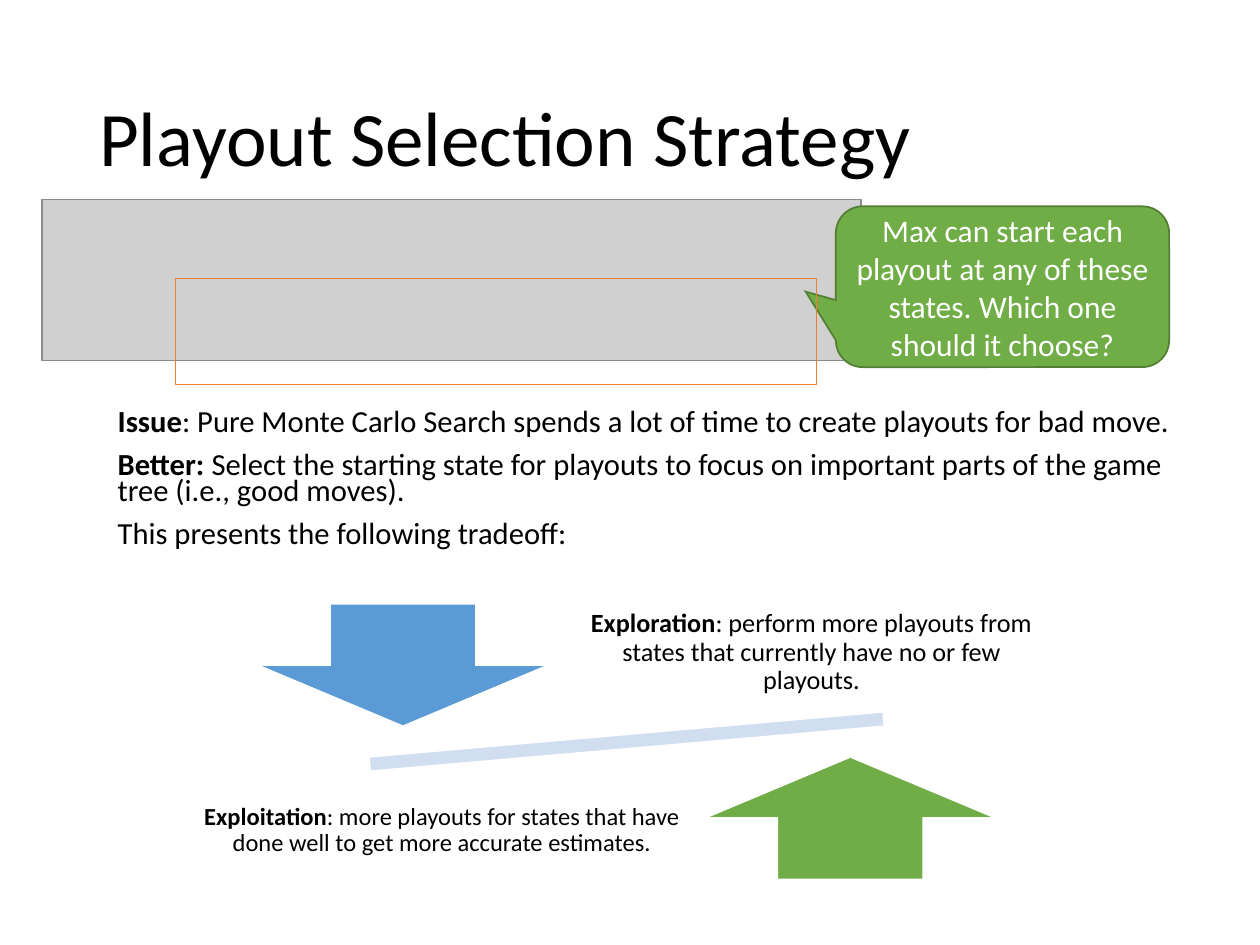
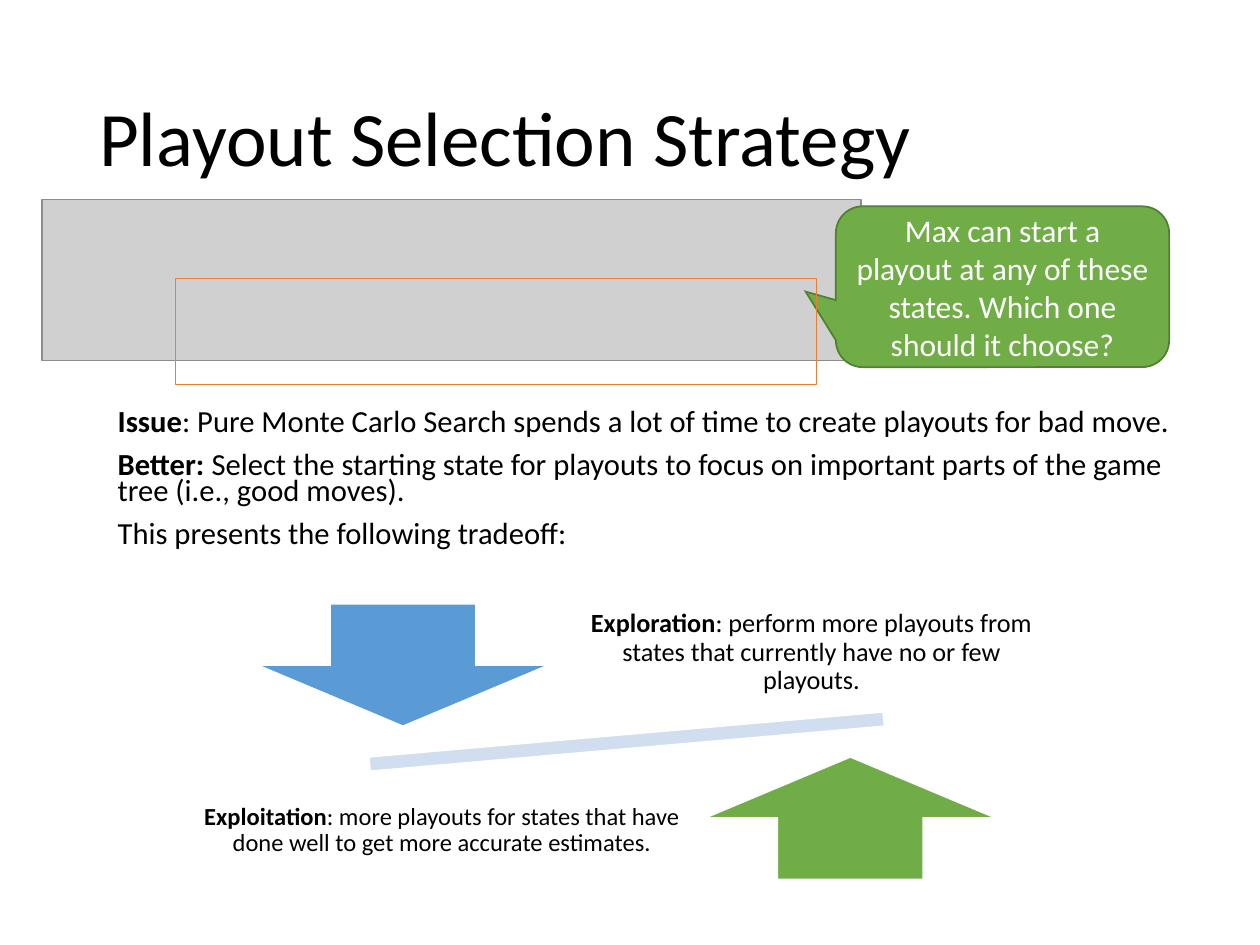
Before and after one commit to mhahsler/CS7320-AI, a slide deck: slide 34 of slides/05_games.pptx. Drawn at 1260x945 pixels with LibreOffice and Linux fonts; fonts in the diff are those of the drawing; grey boxes stand for pictures. Boxes give left, top, right and bottom in pixels: in the first picture for what was removed or moved away, otherwise in the second. Text is boxed around its words. In the diff, an @@ line names an element or a change of style, - is before the commit and + after.

```diff
--- a/slides/05_games.pptx
+++ b/slides/05_games.pptx
@@ text in rounded speech box at [857, 222, 1148, 356]: text changed @@
-Max can start each playout at any of these states. Which one should it choose?
+Max can start a playout at any of these states. Which one should it choose?
```
Also in this commit, not shown: 1 other slide changed, 1 other file.
